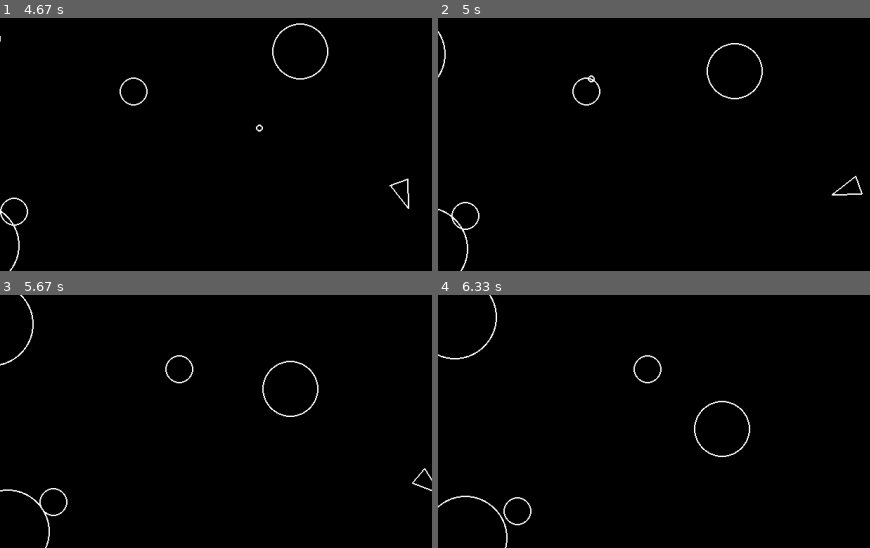
Above: before the commit, frames 1-4 (two rows, left to right).
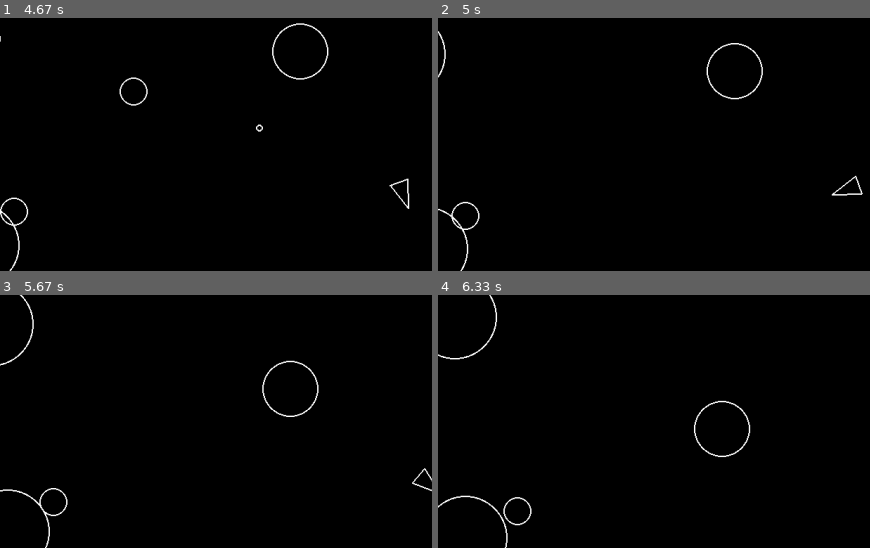
Above: after the commit, the same moments.

Repository: usrmod/pygame_asteroids
Game: pygame game, started from main.py
The game is run twice, just before and just after one commit, with the same random seed, the same clock (stepped at 60 frames per second) and the same inputs.
Inputs:
- Up to frame 1 (4.67 s): tap Space at 0.33, 0.73, 1.03, 1.23, 1.53, 1.8, 2.13, 2.43, 2.57, 2.97, 3.37, 3.67, 3.87, 4.2, 4.5 s; hold W 0.67-1.13 s; tap C at 0.82, 2.22, 3.45 s; hold A 1.17-1.7 s; hold S 1.73-2.03 s; hold A 2.07-2.47 s; hold W 2.5-2.87 s; hold S 2.9-3.27 s; hold A 3.3-3.77 s; hold W 3.8-4.1 s; hold A from 4.13 s (still down)
- Up to frame 2 (5 s): release A at 4.67 s; hold S from 4.7 s (still down); tap Space at 4.77 s; tap C at 4.85 s
- Up to frame 3 (5.67 s): release S at 5 s; hold A 5.03-5.43 s; tap Space at 5.1, 5.4, 5.53 s; hold W from 5.47 s (still down)
- Up to frame 4 (6.33 s): release W at 5.83 s; hold S 5.87-6.23 s; tap Space at 5.93 s; tap C at 6.02 s; hold A from 6.27 s (still down)
The pictures show only the part of the screen within x 0-50%, y 12-62%; the shares and areas given below are measured in that part.

Frame 1 is identical in both runs. In frame 2, 0.2% of the frame differs, in the area x 31-38%, y 22-35%; in frame 3, 0.2%; in frame 4, 0.2%.

Commit message:
CH3 L5 done

Diff:
--- a/main.py
+++ b/main.py
@@ -64,6 +64,10 @@
         for obj in asteroids:
             if obj.colli(player):
                 sys.exit("Game over!")
+            for sho in shots:
+                if sho.colli(obj):
+                    obj.kill()
+                    sho.kill()
         screen.fill("black")
         # player.draw(screen)
         for pl in drawable:
